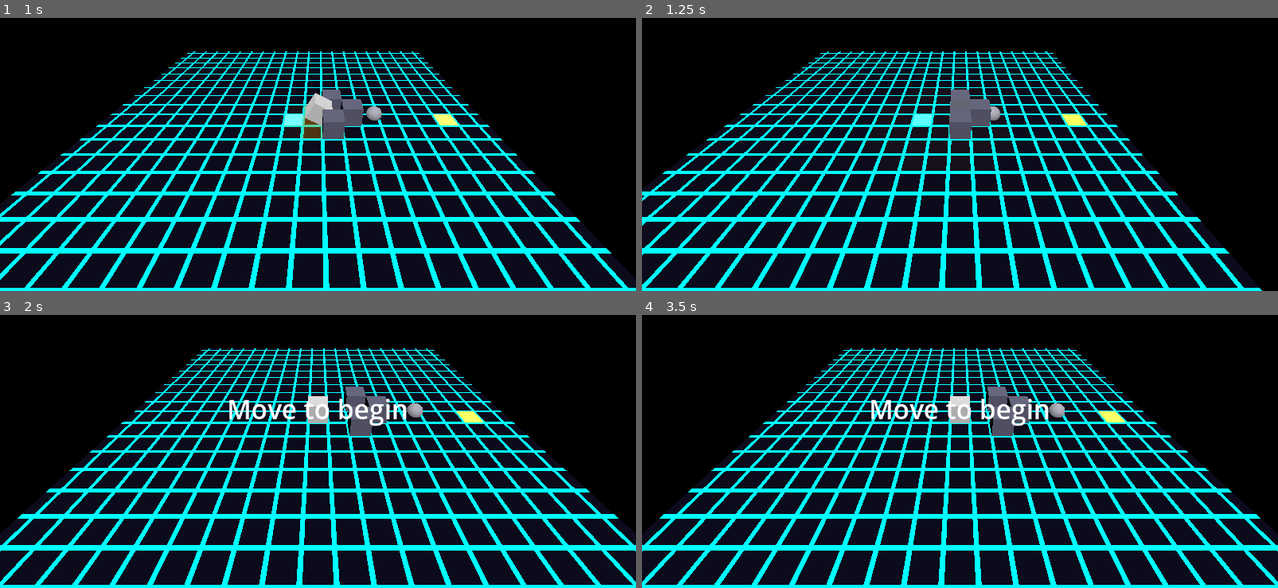
Above: before the commit, frames 1-4 (two rows, left to right).
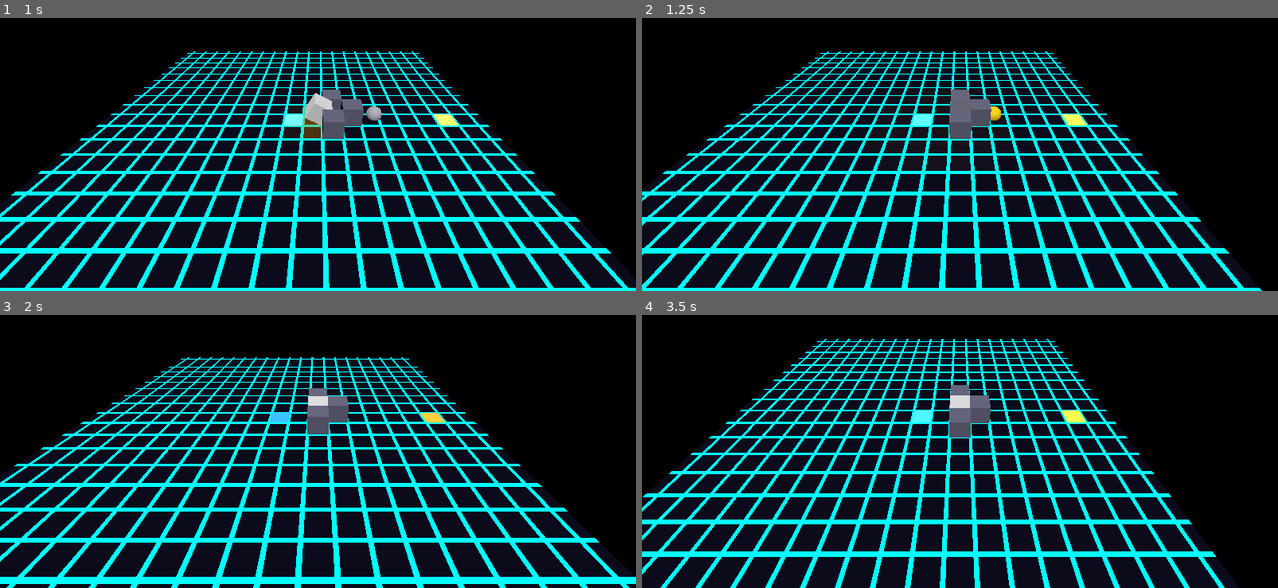
Above: after the commit, the same moments.

Repository: StevenLong/cube
Game: Godot game, scene res://main.tscn
Two runs of this game, one before a commit and one after it. Both use one fixed random seed, a clock stepped at 60 frames per second and the inputs below.
Inputs:
- Up to frame 1 (1 s): tap Enter at 0.5 s; hold Right (move_right) from 0.53 s (still down); hold V (blend) from 0.53 s (still down)
- Up to frame 2 (1.25 s): keep holding Right (move_right); keep holding V (blend)
- Up to frame 3 (2 s): release Right (move_right) at 1.28 s; release V (blend) at 1.28 s; hold C (extend_depth_back) from 1.28 s (still down); tap F (camera_tilt_down) at 1.35 s
- Up to frame 4 (3.5 s): release C (extend_depth_back) at 2.03 s; hold Right (move_right) 2.03-2.78 s; tap R (camera_tilt_up) at 2.1 s; hold Q (extend_depth_fwd) from 2.78 s (still down); tap Space (dodge) at 2.85 s

Frame 1 is identical in both runs. In frame 2, less than 0.1% of the frame differs, in the area x 54-57%, y 32-38%; in frame 3, 37%; in frame 4, 37%, in the area x 0-100%, y 8-100%.

Commit message:
Enemy reacts to movement noise: wave reaches enemy triggers suspicion
Player emits noise_emitted signal on each tumble, carrying origin,
max_radius and duration matching the visual wave. Enemy queues
pending sounds with a delay equal to dist * duration / max_radius
so the moment it reacts lines up with the wave visually arriving.
On arrival, enters SUSPICIOUS at the noise origin (unless already
in pursuit). Out-of-range sounds are ignored.

Diff:
--- a/enemy_sphere.gd
+++ b/enemy_sphere.gd
@@ -29,6 +29,7 @@
 var _material: StandardMaterial3D
 var _player: Node3D
 var _player_area: Area3D
+var _pending_sounds: Array = []
 
 @onready var _ray: RayCast3D = $RayCast3D
 @onready var _mesh: MeshInstance3D = $MeshInstance3D
@@ -39,9 +40,11 @@
 	_mesh.set_surface_override_material(0, _material)
 	_player = get_node("../Player")
 	_player_area = get_node("../Player/DetectionArea")
+	_player.noise_emitted.connect(_on_player_noise)
 
 
 func _process(delta: float) -> void:
+	_advance_pending_sounds(delta)
 	var seeing: bool = (_ray.is_colliding()
 		and _ray.get_collider() == _player_area
 		and not _player.is_blending)
@@ -135,3 +138,28 @@
 		State.SUSPICIOUS: return COLOR_SUSPICIOUS
 		State.PURSUIT: return COLOR_PURSUIT
 		_: return COLOR_PATROL
+
+
+func _on_player_noise(origin: Vector2, max_radius: float, duration: float) -> void:
+	var enemy_xz := Vector2(position.x, position.z)
+	var dist := enemy_xz.distance_to(origin)
+	if dist > max_radius:
+		return
+	var delay := dist * duration / max_radius
+	_pending_sounds.append({ "origin": origin, "delay": delay })
+
+
+func _advance_pending_sounds(delta: float) -> void:
+	for i in range(_pending_sounds.size() - 1, -1, -1):
+		_pending_sounds[i].delay -= delta
+		if _pending_sounds[i].delay <= 0.0:
+			var origin: Vector2 = _pending_sounds[i].origin
+			_pending_sounds.remove_at(i)
+			_on_sound_heard(origin)
+
+
+func _on_sound_heard(origin: Vector2) -> void:
+	if _state == State.PURSUIT:
+		return
+	_last_seen_pos = Vector3(origin.x, position.y, origin.y)
+	_enter_state(State.SUSPICIOUS)
--- a/player.gd
+++ b/player.gd
@@ -2,6 +2,7 @@
 
 signal tumbled
 signal tumble_finished
+signal noise_emitted(origin: Vector2, max_radius: float, duration: float)
 
 const TUMBLE_DURATION := 0.3
 const SPRINT_DURATION := 0.15
@@ -243,6 +244,7 @@
 		"t": 0.0,
 		"max_radius": max_radius
 	})
+	noise_emitted.emit(origin, max_radius, WAVE_DURATION)
 
 
 func _instant_focus() -> Vector3:
